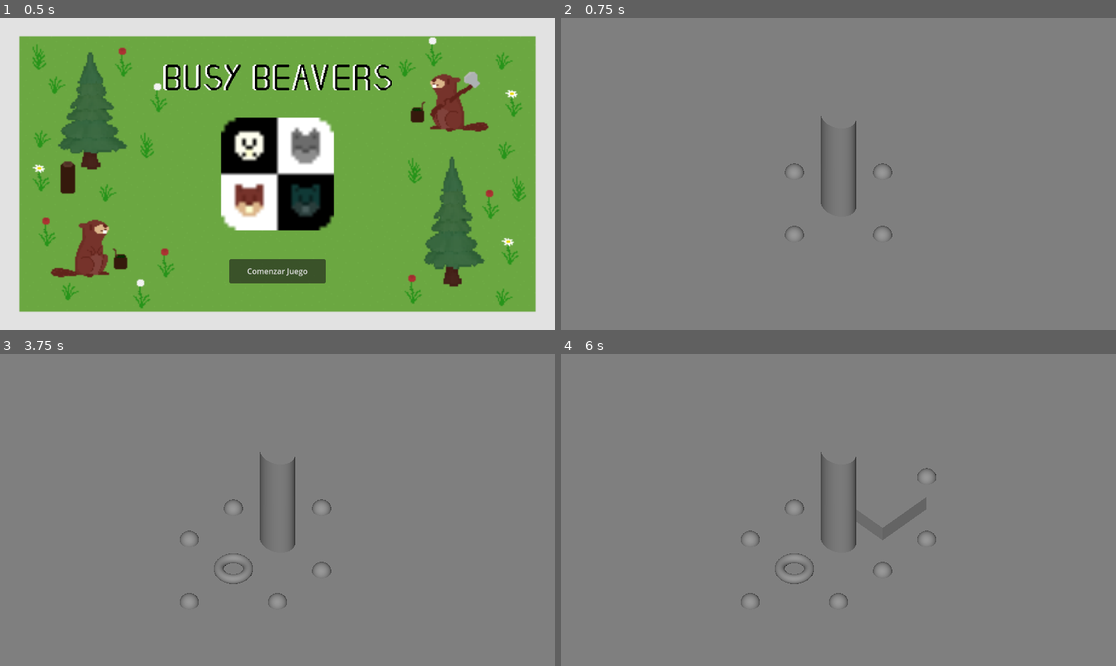
Above: before the commit, frames 1-4 (two rows, left to right).
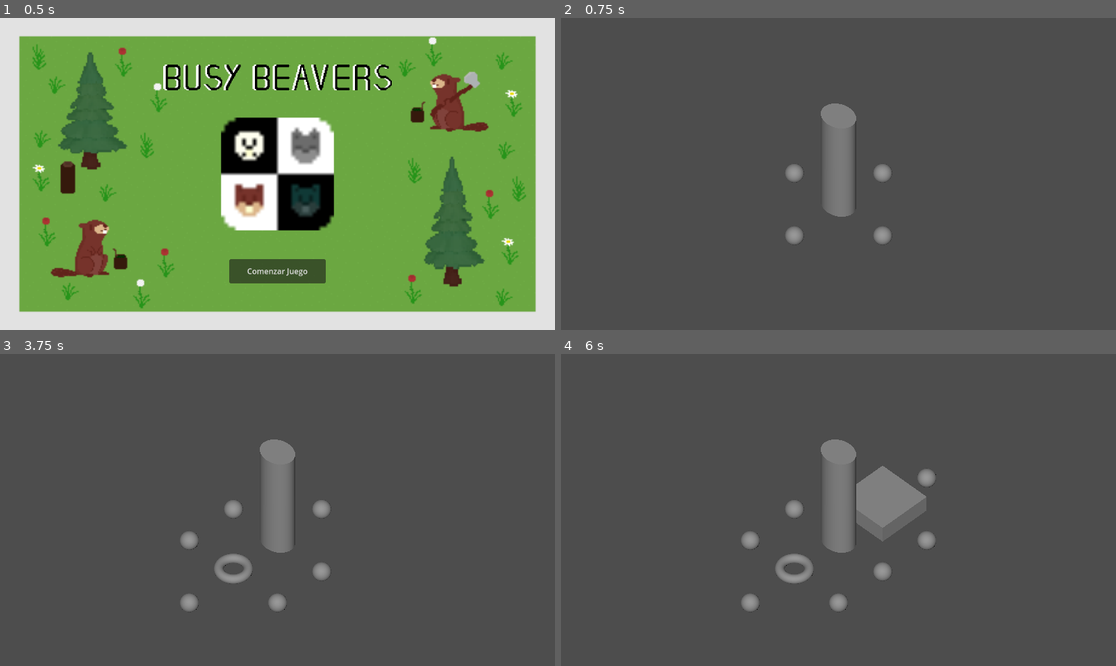
Above: after the commit, the same moments.

Repository: Eyon42/Gamejam-Mendotruye
Game: Godot game, scene res://scenes/ui/MainMenu/main_menu.tscn
Same seed, same stepped clock (60 frames per second), same inputs: the game is played once before the commit and once after it.
Inputs (mouse positions are in pixels of both pictures, inside the frame that each line leads up to):
- Up to frame 1 (0.5 s): no input
- Up to frame 2 (0.75 s): click "Comenzar Juego" at 0.5 s
- Up to frame 3 (3.75 s): tap Enter at 1.25, 2.75 s; move the mouse to (399, 494) at 1.27 s; click (399, 494) at 1.42 s; tap Space at 2, 3.5 s; move the mouse to (166, 525) at 2.02 s; click (166, 525) at 2.17 s; move the mouse to (333, 441) at 2.77 s; click (333, 441) at 2.92 s; move the mouse to (249, 572) at 3.52 s; click (249, 572) at 3.67 s
- Up to frame 4 (6 s): tap Enter at 4.25 s; move the mouse to (1005, 556) at 4.27 s; click (1005, 556) at 4.42 s; tap Space at 5 s; move the mouse to (672, 463) at 5.02 s; click (672, 463) at 5.17 s; move the mouse to (866, 510) at 5.77 s; click (866, 510) at 5.92 s

Frame 1 is identical in both runs. In frame 2, 97% of the frame differs, in the area x 0-100%, y 0-100%; in frame 3, 96%; in frame 4, 94%.

Commit message:
Fix block placement

Diff:
--- a/scenes/building_tile.gd
+++ b/scenes/building_tile.gd
@@ -13,13 +13,6 @@
 @export var resta_grande : float = -100
 
 @export var category: Category
-
-var available = {
-	"top": true,
-	"down": true,
-	"left": true,
-	"right": true,
-}
 
 var vecinos : Array
 # Called when the node enters the scene tree for the first time.
@@ -75,18 +68,15 @@
 
 	money_gain = suma
 
-
 func _on_colision_vecino_4_area_entered(area : BuildingTile):
 	if area == null:
 		return
-	available["down"] = false
 	vecinos.append(area)
 	calcular_total_vecinos()
 
 func _on_colision_vecino_3_area_entered(area : BuildingTile):
 	if area == null:
 		return
-	available["top"] = false
 	vecinos.append(area)
 	calcular_total_vecinos()
 
@@ -94,7 +84,6 @@
 	if area == null:
 		return
 
-	available["left"] = false
 	vecinos.append(area)
 	calcular_total_vecinos()
 
@@ -102,6 +91,5 @@
 	if area == null:
 		return
 
-	available["right"] = false
 	vecinos.append(area)
 	calcular_total_vecinos()
--- a/scenes/main.gd
+++ b/scenes/main.gd
@@ -9,7 +9,7 @@
 var tiles = Array()
 var _current_tile: BuildingTile
 var _selected_tile: Tile
-
+var occupied_places = {100:true}
 
 # Called when the node enters the scene tree for the first time.
 func _ready():
@@ -24,39 +24,31 @@
 	add_tile(tile,zero_tile)
 	start_drop()
 
-func add_tile(tile: BuildingTile, used_tile: Tile,):
+func add_tile(tile: BuildingTile, used_tile: Tile):
 	var pos = used_tile.position
-	print(pos)
 	used_tile.queue_free()
 	tile.position = pos
 	tile.visible = true
 	# Build available tiles
-	# TODO: Check available
 	# top
-	if (tile.available["top"]):
-		add_available_tile(Vector3(pos.x,pos.y,pos.z +1))
+	add_available_tile(Vector3(pos.x,pos.y,pos.z +1))
 	# bottom
-	if (tile.available["down"]):
-		add_available_tile(Vector3(pos.x,pos.y,pos.z -1))
-		pass
+	add_available_tile(Vector3(pos.x,pos.y,pos.z -1))
 	# left
-	if (tile.available["left"]):
-		add_available_tile(Vector3(pos.x-1,pos.y,pos.z))
-		pass
+	add_available_tile(Vector3(pos.x-1,pos.y,pos.z))
 	# right
-	if (tile.available["right"]):
-		add_available_tile(Vector3(pos.x+1,pos.y,pos.z))
-		pass
+	add_available_tile(Vector3(pos.x+1,pos.y,pos.z))
 
 func add_available_tile(pos):
-	print(pos)
-	if (abs(pos.x) >2 or abs(pos.z) > 2):
-		return null
-	var a_tile:Node3D = available_tile.instantiate()
-	a_tile.position = pos
-	self.add_child(a_tile)
-	print("Available added")
-	return a_tile
+	var key = pos.x + pos.z*100
+	if (!occupied_places.has(key)):
+		if (abs(pos.x) >2 or abs(pos.z) > 2):
+			return null
+		var a_tile:Node3D = available_tile.instantiate()
+		a_tile.position = pos
+		self.add_child(a_tile)
+		occupied_places[key] = true
+		return a_tile
 
 func start_drop():
 	_current_tile = building_tiles.pick_random().instantiate()
@@ -68,14 +60,13 @@
 	_current_tile.position = tile.position
 	_selected_tile = tile
 	_selected_tile.visible = false
-	print("show selected")
+
 
 
 func offTileHover():
 	if (_selected_tile != null):
 		_current_tile.visible = false
 		_selected_tile.visible = true
-		print("show selected")
 		_selected_tile = null
 
 # Called every frame. 'delta' is the elapsed time since the previous frame.
--- a/scenes/main.tscn
+++ b/scenes/main.tscn
@@ -22,9 +22,12 @@
 
 [node name="MeshInstance3D" type="MeshInstance3D" parent="."]
 transform = Transform3D(130.502, 0, 0, 0, 1.00665, 0, 0, 0, 124.801, 0, 0, 0)
+visible = false
 mesh = SubResource("PlaneMesh_khx1e")
 
 [node name="DirectionalLight3D" type="DirectionalLight3D" parent="."]
 transform = Transform3D(0.896866, 0.0399689, 0.440493, -0.386302, 0.555816, 0.736097, -0.215412, -0.830344, 0.513932, 5, 8, 3)
 
 [node name="BuildingTile" parent="." instance=ExtResource("5_10kbp")]
+
+[editable path="BuildingTile"]
--- a/scenes/tiles/sample_tile.tscn
+++ b/scenes/tiles/sample_tile.tscn
@@ -9,3 +9,8 @@
 [node name="MeshInstance3D" type="MeshInstance3D" parent="." index="1"]
 transform = Transform3D(0.512778, 0, 0, 0, 1, 0, 0, 0, 0.276135, 2.08165e-12, 0.5, 2.08165e-12)
 mesh = SubResource("BoxMesh_bxyer")
+
+[connection signal="area_exited" from="ColisionVecino" to="." method="_on_colision_vecino_area_exited"]
+[connection signal="area_exited" from="ColisionVecino2" to="." method="_on_colision_vecino_2_area_exited"]
+[connection signal="area_exited" from="ColisionVecino3" to="." method="_on_colision_vecino_3_area_exited"]
+[connection signal="area_exited" from="ColisionVecino4" to="." method="_on_colision_vecino_4_area_exited"]
